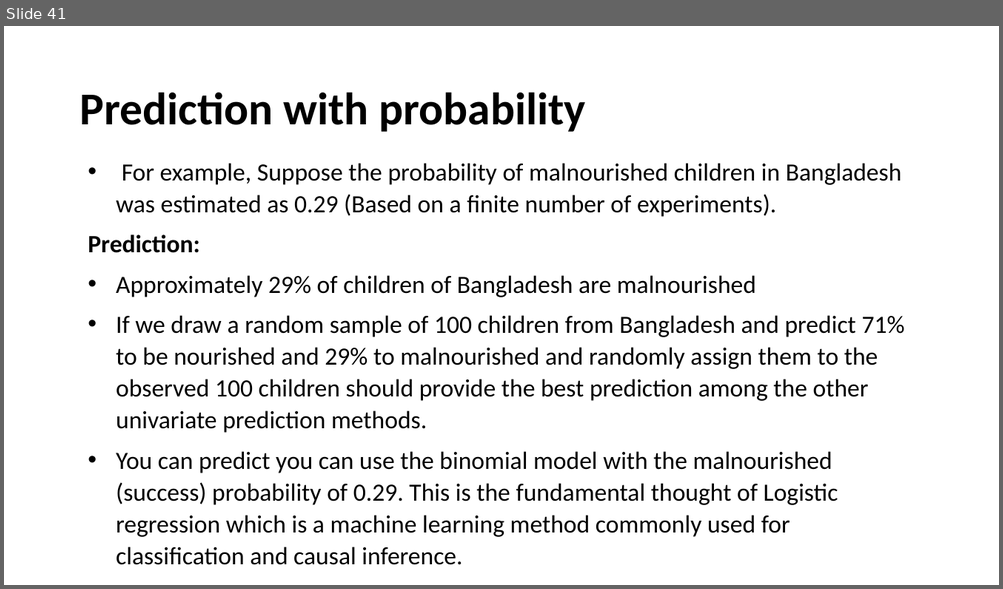
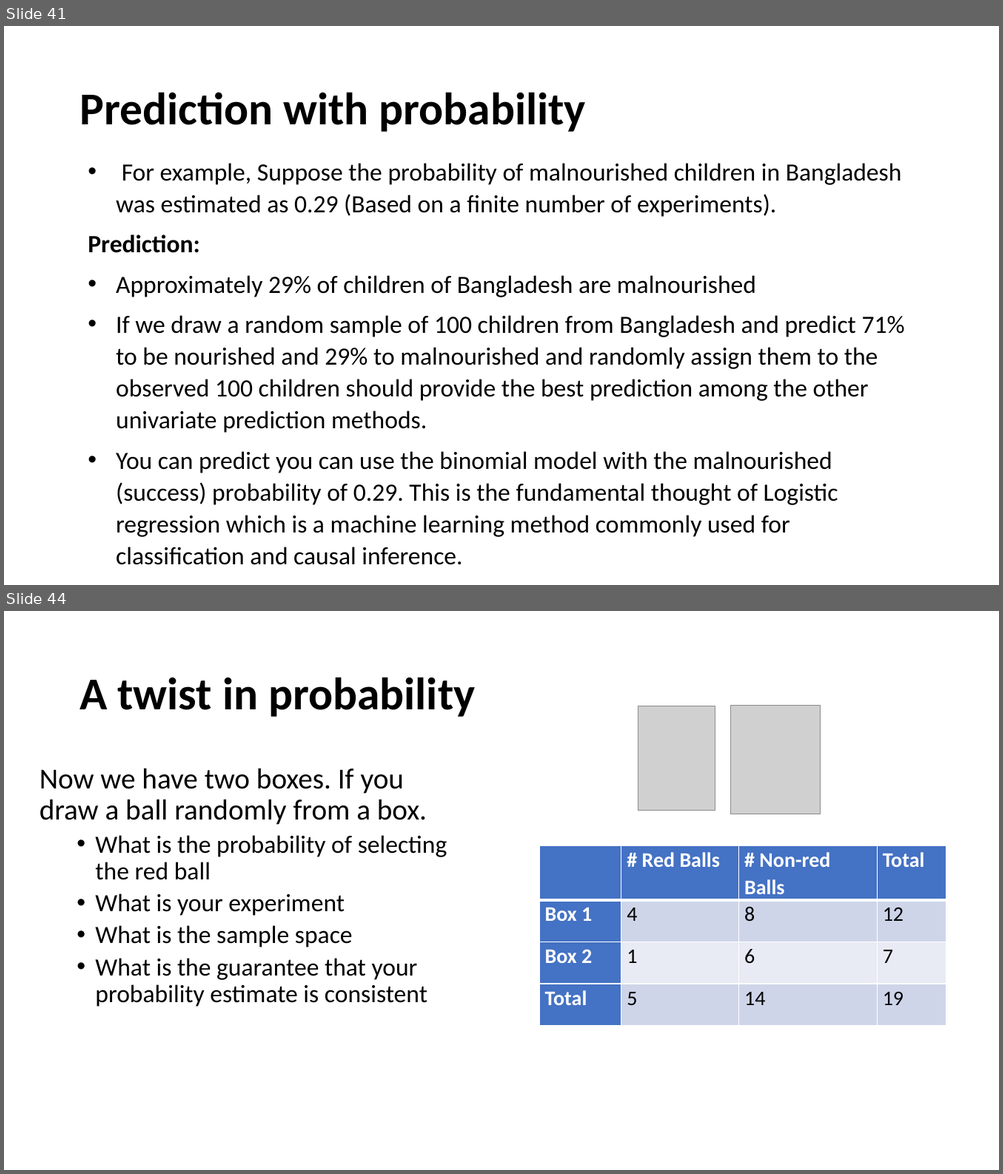
Before and after one commit to yushuf/TeamBeta, a slide deck: Presentation.pptx. Shown one above the other, each under a label of ours: slide 41 before the commit, slides 41 and 44 after it; the slides between them are not shown. The pictures are 1003x589 and 1003x1174 pixels, drawn with LibreOffice and Linux fonts; fonts in the diff are those of the drawing; grey boxes stand for pictures. Boxes give left, top, right and bottom in pixels: in the first picture for what was removed or moved away, otherwise in the second. Text is boxed around its words. In the diff, an @@ line names an element or a change of style, - is before the commit and + after.

```diff
--- a/Presentation.pptx
+++ b/Presentation.pptx
@@ slide 44 added at <box>4,611,999,1170</box>, background #FFFFFF @@
@@ title added at <box>79,677,475,717</box>, 44 pt, text #000000, bold @@
+A twist in probability
@@ picture added at <box>639,706,715,811</box> @@
@@ picture added at <box>730,706,820,814</box> @@
@@ text added at <box>40,768,447,1007</box>, 24 pt, text #000000 @@
+Now we have two boxes. If you draw a ball randomly from a box.
+  • What is the probability of selecting the red ball
+  • What is your experiment
+  • What is the sample space
+  • What is the guarantee that your probability estimate is consistent
@@ table added at <box>539,846,946,1024</box>, 4 rows, 4 columns @@
+ | # Red Balls | # Non-red Balls | Total
+Box 1 | 4 | 8 | 12
+Box 2 | 1 | 6 | 7
+Total | 5 | 14 | 19
```
Also in this commit, not shown: 1 slide changed, 2 other slides added.
